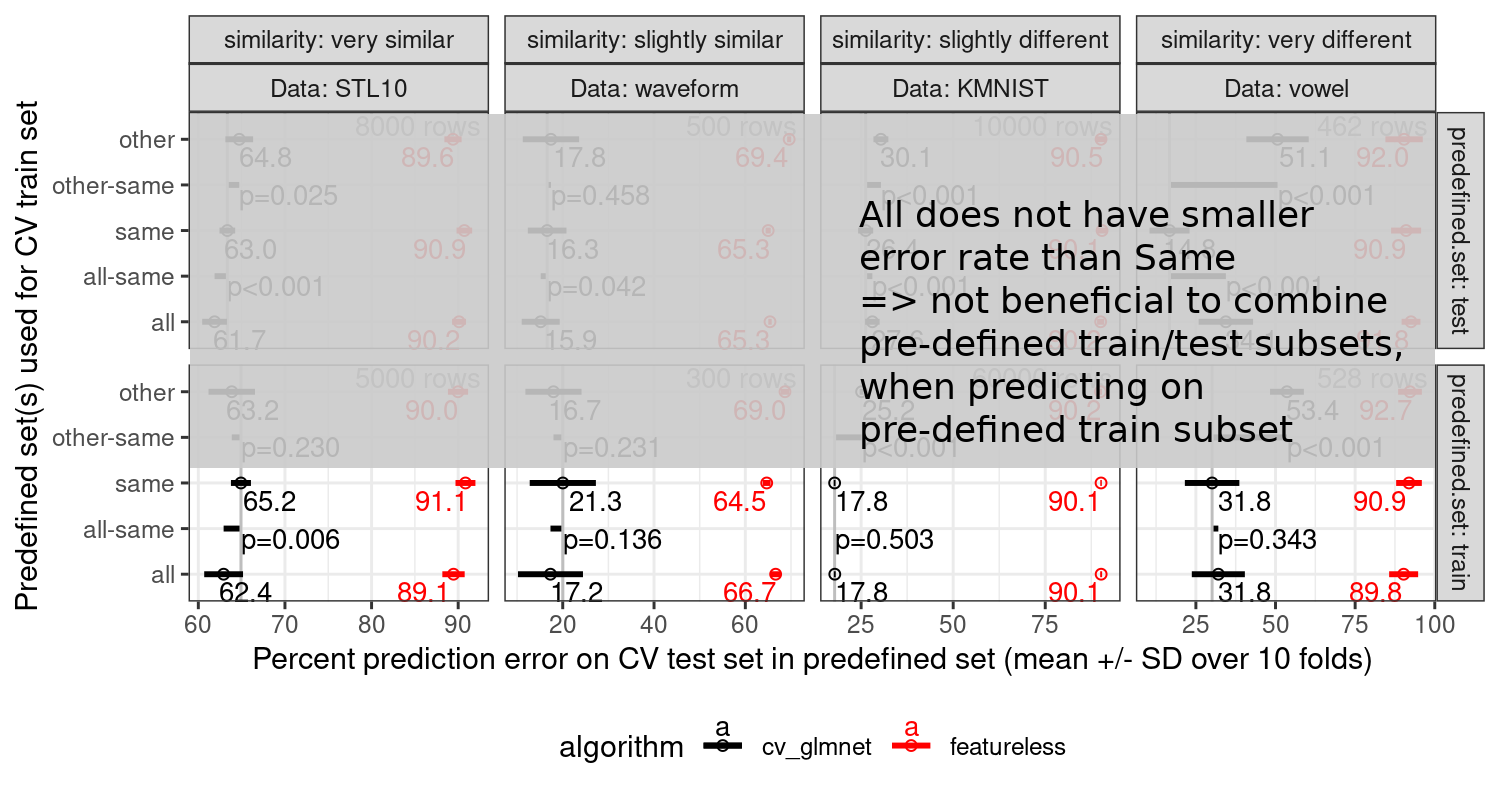
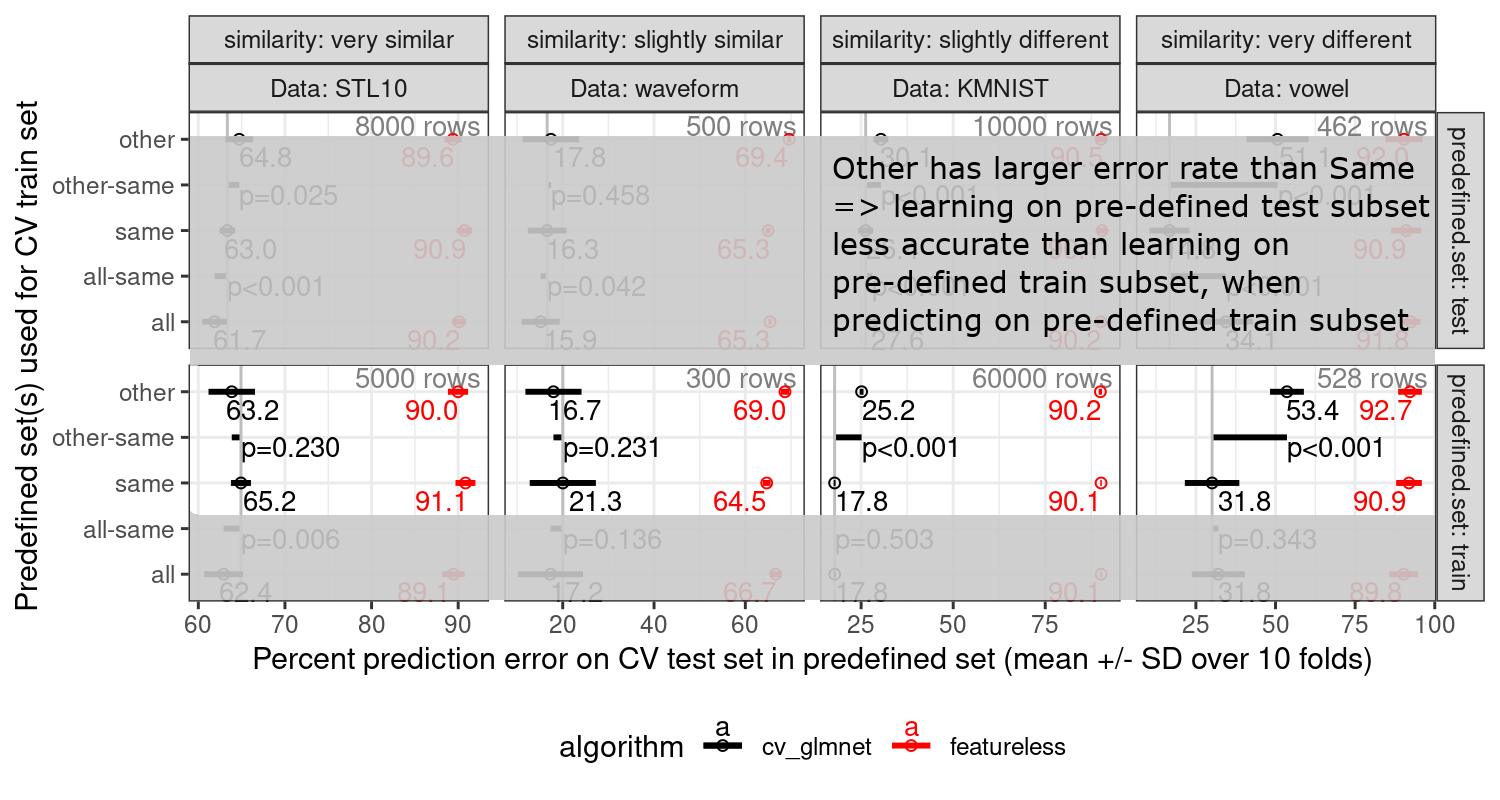
Layer changes from the first 1500×800 image to the second:
hid "All does not have smaller ... #1" over bbox(859, 200, 1401, 449)
hid "Copie de full grey" over bbox(190, 114, 1435, 468)
showed "Other has larger error rate th... #1", painted on it over bbox(833, 156, 1430, 337)
showed "Copie de full grey #3" over bbox(190, 156, 1435, 600)
